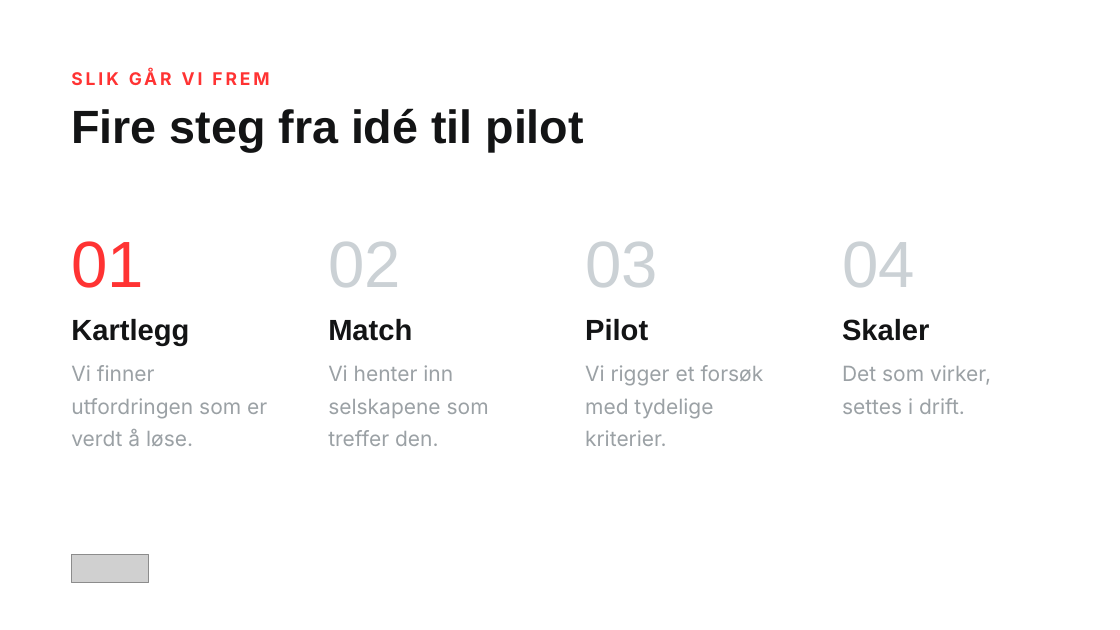
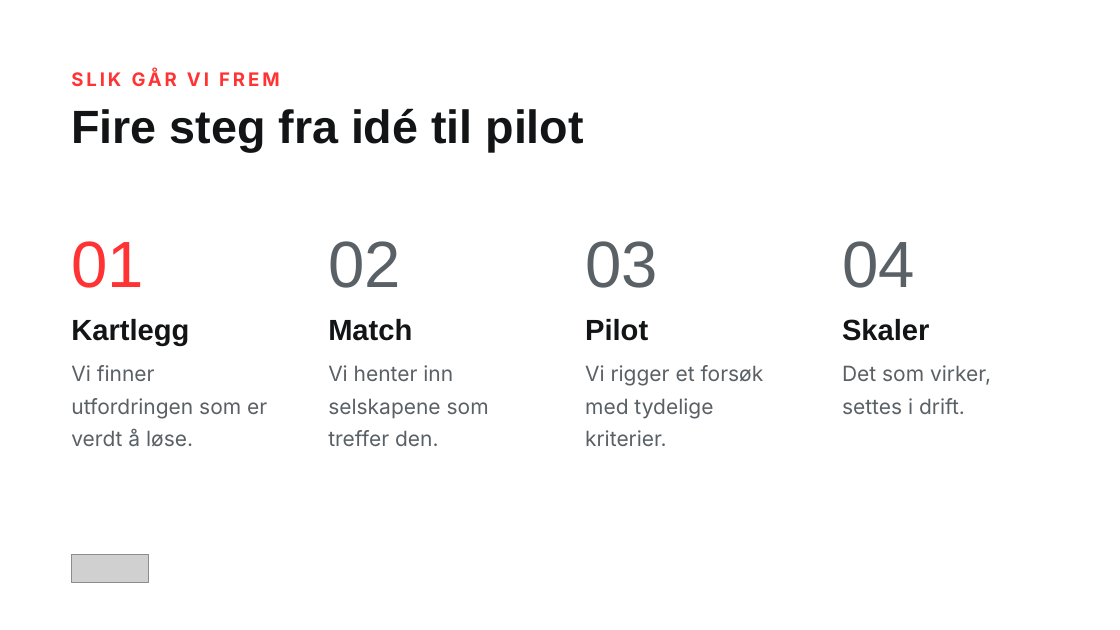
Before and after one commit to christinawiig-ai/startuplab-partner-presentation, a slide deck: slide 12 of pptx-templates/Startuplab-slidemaler.pptx. Drawn at 1120x630 pixels with LibreOffice and Linux fonts; fonts in the diff are those of the drawing; grey boxes stand for pictures. Boxes give left, top, right and bottom in pixels: in the first picture for what was removed or moved away, otherwise in the second. Text is boxed around its words. In the diff, an @@ line names an element or a change of style, - is before the commit and + after.

```diff
--- a/pptx-templates/Startuplab-slidemaler.pptx
+++ b/pptx-templates/Startuplab-slidemaler.pptx
@@ text "SLIK GÅR VI FREM" at [71, 70, 279, 86]: size 15 to 16 pt @@
@@ text colour #CBD1D5 to #5A6166 in 3 elements at [328, 241, 401, 288], [585, 241, 658, 288], [842, 241, 915, 288] @@
@@ text colour #9BA1A5 to #5A6166 in 4 elements at [71, 365, 267, 446], [328, 365, 489, 446], [585, 365, 764, 446], [842, 365, 991, 414] @@
```
Also in this commit, not shown: 14 other slides changed, 11 other files.
